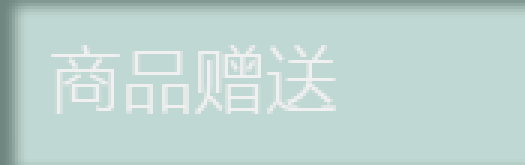
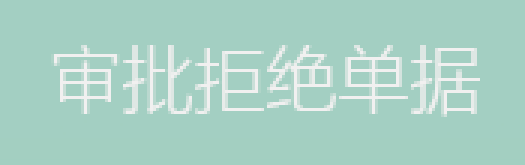
The second (525, 165) image is a revision of the first. Changes to its layers:
renamed "商品赠送" to "审批拒绝单据", painted on it over (x1=51, y1=45, x2=480, y2=117)
hid "按键 副本 3" over (x1=0, y1=0, x2=525, y2=165)
